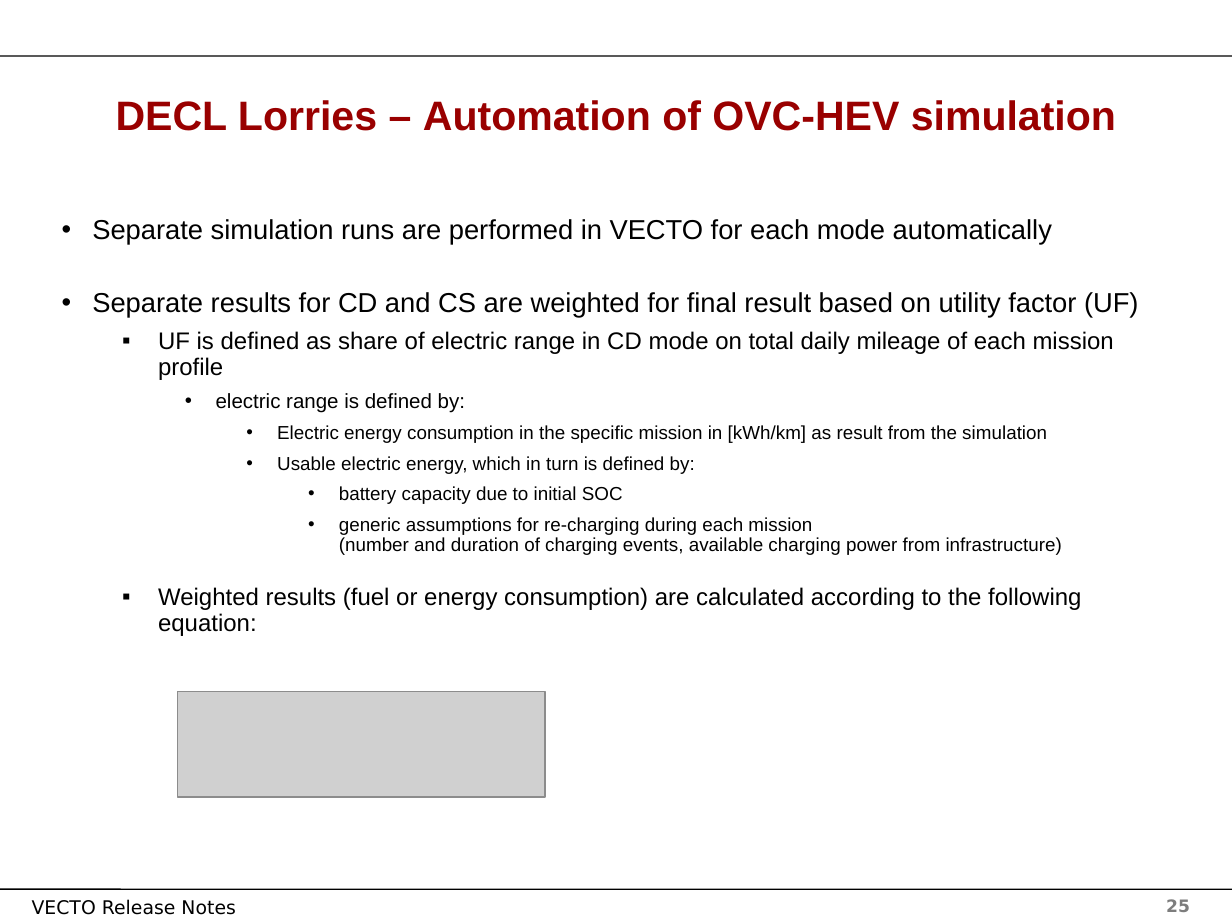
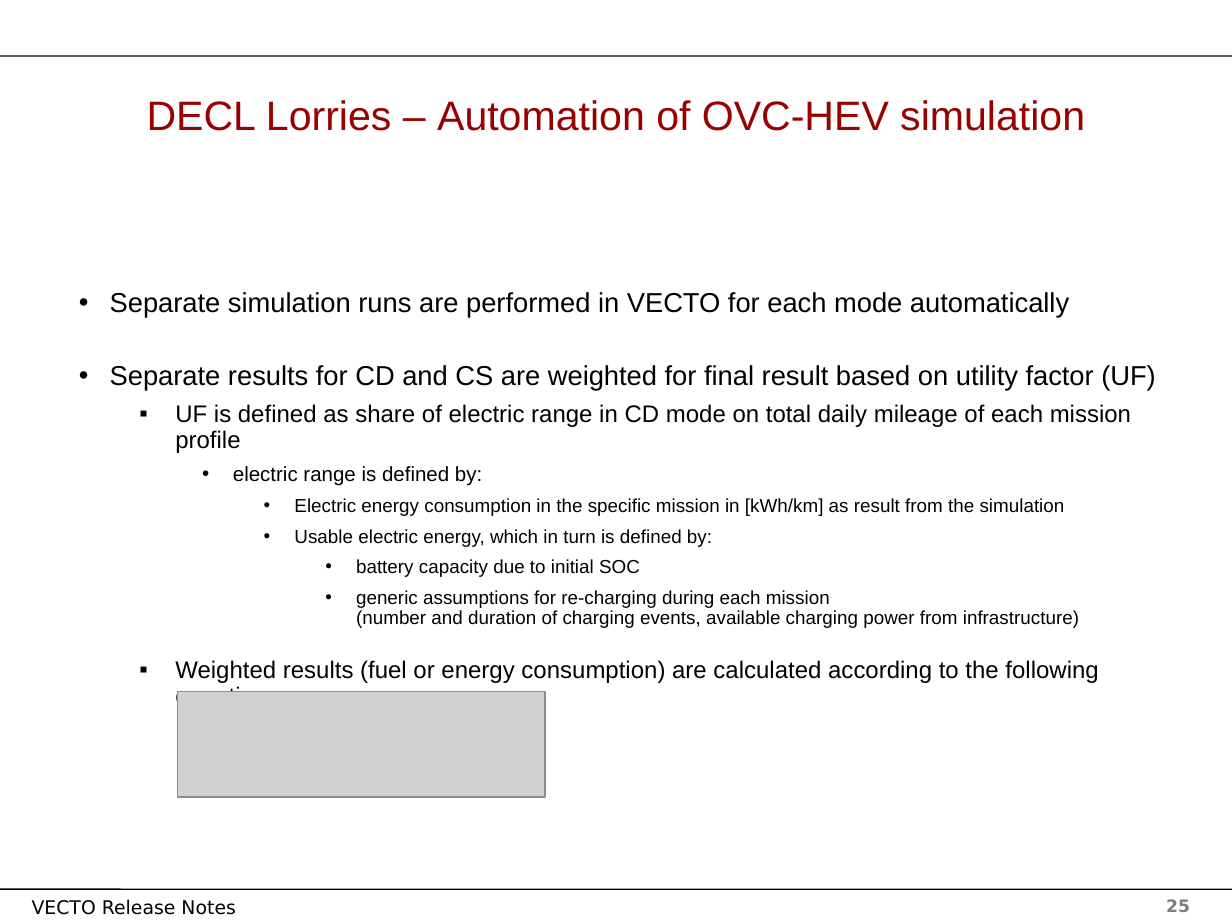
Before and after one commit to tanawadeatharva/BharatVECTO, a slide deck: slide 25 of Documentation/User Manual Source/Release Notes Vecto3.x.pptx. Drawn at 1232x924 pixels with LibreOffice and Linux fonts; fonts in the diff are those of the drawing; grey boxes stand for pictures; background and template pictures are left out. Boxes give left, top, right and bottom in pixels: in the first picture for what was removed or moved away, otherwise in the second. Text is boxed around its words. In the diff, an @@ line names an element or a change of style, - is before the commit and + after.

```diff
--- a/Documentation/User Manual Source/Release Notes Vecto3.x.pptx
+++ b/Documentation/User Manual Source/Release Notes Vecto3.x.pptx
@@ title "DECL Lorries – Automation of ..." at [147, 100, 1085, 131]: bold off @@
@@ text "Separate simulation runs are performed ...": place and size @@
-text "Separate simulation runs are performed ..." at [92, 219, 1139, 636]
+text "Separate simulation runs are performed ..." at [110, 292, 1156, 709]
```
Also in this commit, not shown: 30 other slides changed.
